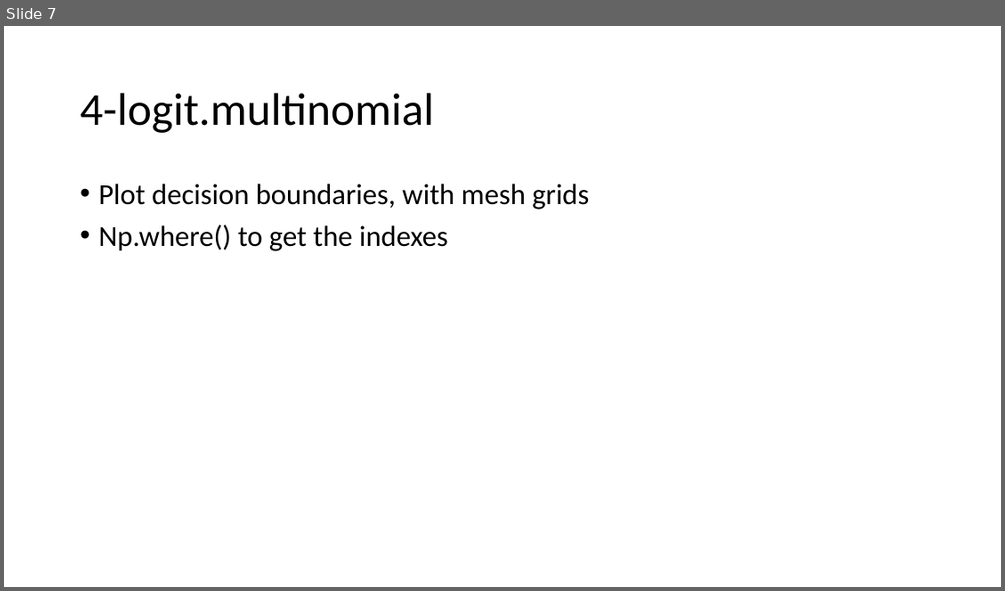
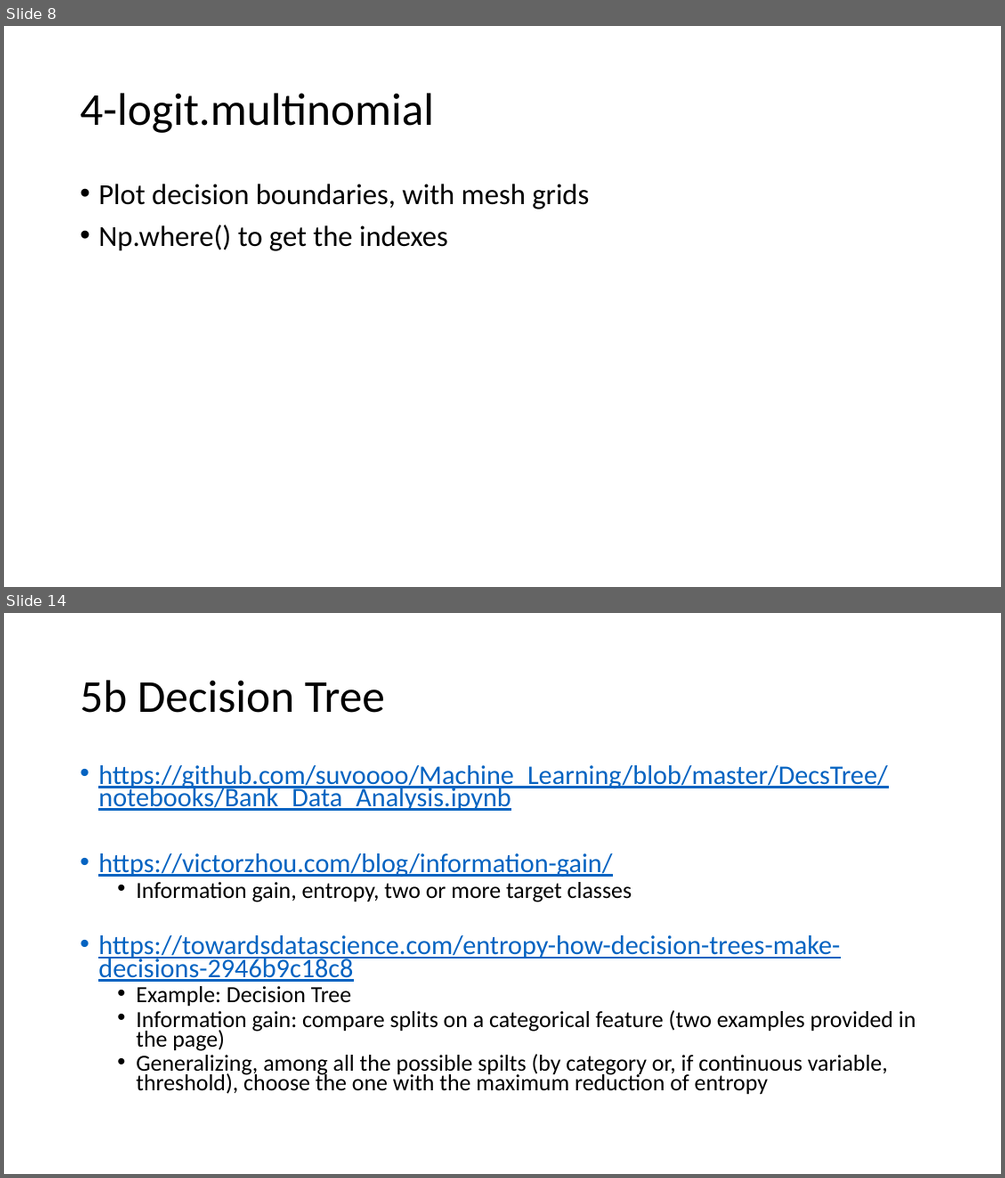
Before and after one commit to FranzGH/IoT_ML, a slide deck: Sklearn-UG.pptx. Shown one above the other, each under a label of ours: slide 7 before the commit, slides 8 and 14 after it; the slides between them are not shown. The pictures are 1005x591 and 1005x1178 pixels, drawn with LibreOffice and Linux fonts; fonts in the diff are those of the drawing. Boxes give left, top, right and bottom in pixels: in the first picture for what was removed or moved away, otherwise in the second. Text is boxed around its words. In the diff, an @@ line names an element or a change of style, - is before the commit and + after.

```diff
--- a/Sklearn-UG.pptx
+++ b/Sklearn-UG.pptx
@@ slide 14 added at (x1=4, y1=613, x2=1001, y2=1174), background #FFFFFF @@
@@ title added at (x1=80, y1=680, x2=385, y2=713), 44 pt, text #000000 @@
+5b Decision Tree
@@ text added at (x1=98, y1=765, x2=916, y2=1094), 22.2 pt, text #000000 @@
+• https://github.com/suvoooo/Machine_Learning/blob/master/DecsTree/notebooks/Bank_Data_Analysis.ipynb
+• https://victorzhou.com/blog/information-gain/
+  • Information gain, entropy, two or more target classes
+• https://towardsdatascience.com/entropy-how-decision-trees-make-decisions-2946b9c18c8
+  • Example: Decision Tree
+  • Information gain: compare splits on a categorical feature (two examples provided in the page)
+  • Generalizing, among all the possible spilts (by category or, if continuous variable, threshold), choose the one with the maximum reduction of entropy
@@ what was slide 7 is now slide 8 @@
```
Also in this commit, not shown: 28 other slides added, 16 other files.
